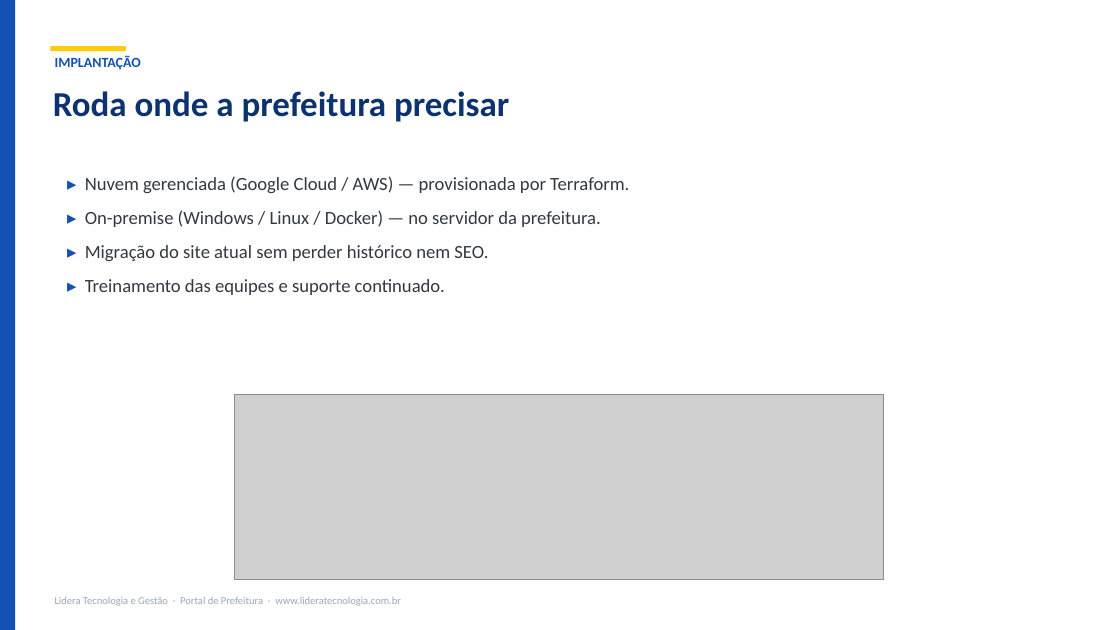
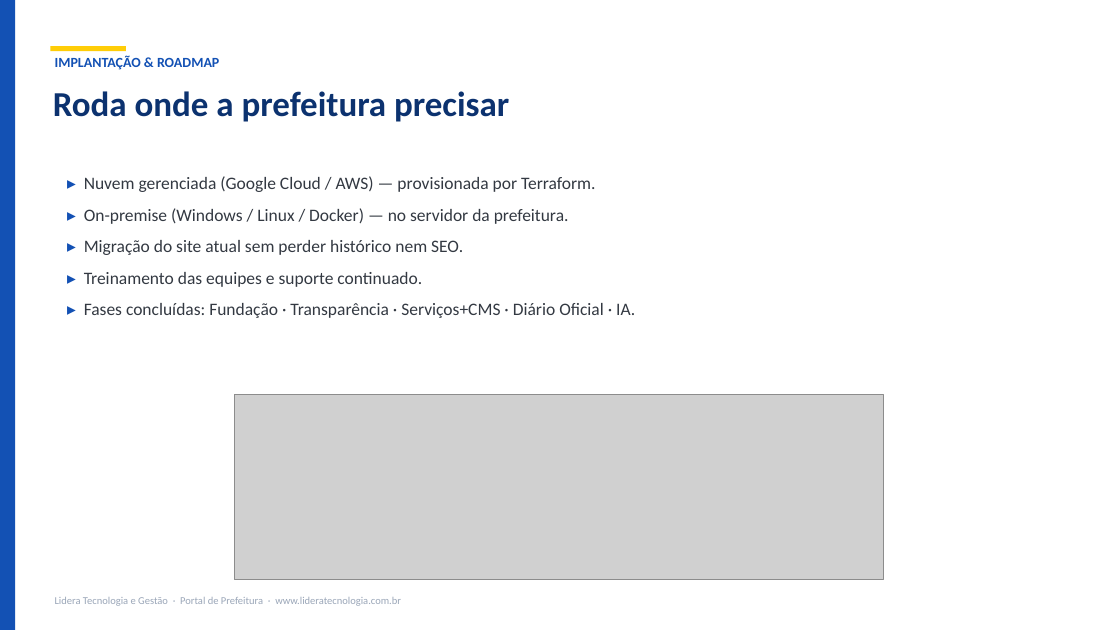
Before and after one commit to lideratecnologiaegestao/PortalPMsLidera, a slide deck: slide 13 of portfolio/Apresentacao-Portal-Prefeitura.pptx. Drawn at 1120x630 pixels with LibreOffice and Linux fonts; fonts in the diff are those of the drawing; grey boxes stand for pictures. Boxes give left, top, right and bottom in pixels: in the first picture for what was removed or moved away, otherwise in the second. Text is boxed around its words. In the diff, an @@ line names an element or a change of style, - is before the commit and + after.

```diff
--- a/portfolio/Apresentacao-Portal-Prefeitura.pptx
+++ b/portfolio/Apresentacao-Portal-Prefeitura.pptx
@@ text at (55,55,219,70): text changed @@
-IMPLANTAÇÃO
+IMPLANTAÇÃO & ROADMAP
@@ text at (84,176,595,287): size 16 to 15 pt in "▸ Nuvem gerenciada (Google Cloud / AWS) ...", "▸ On-premise (Windows / Linux / Docker) ...", "▸ Migração do site atual sem perder ...", "▸ Treinamento das equipes e suporte continuado."; less space between paragraphs @@
@@ text at (84,303,635,318): paragraph added @@
+▸ Fases concluídas: Fundação · Transparência · Serviços+CMS · Diário Oficial · IA.
```
Also in this commit, not shown: 4 other slides changed, 15 other files.
